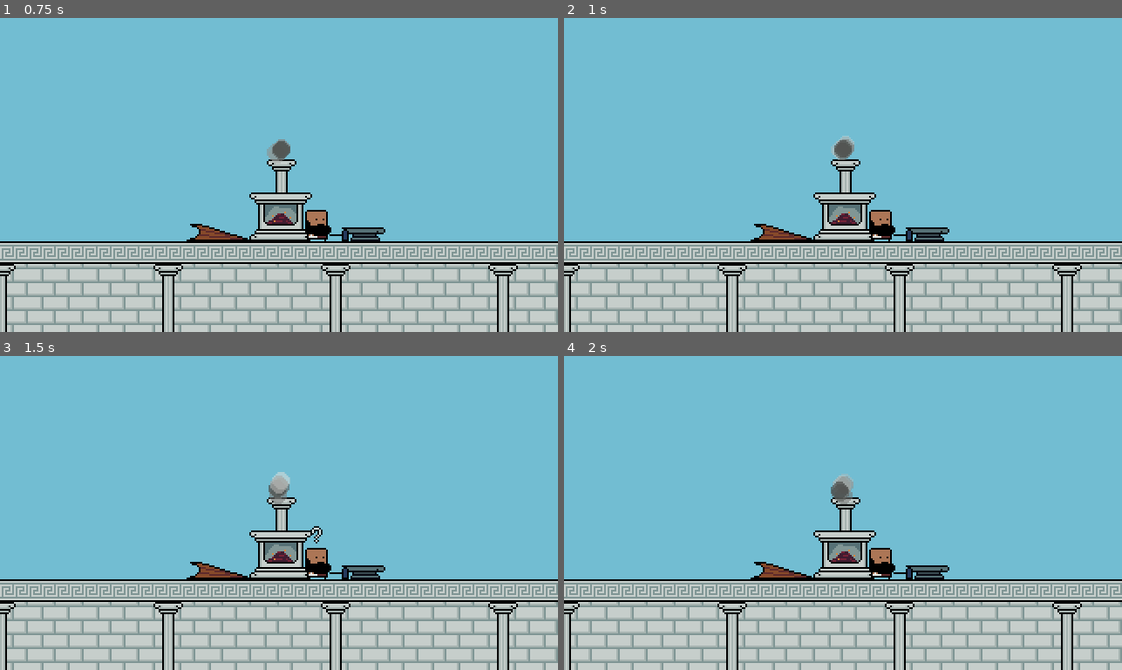
Above: before the commit, frames 1-4 (two rows, left to right).
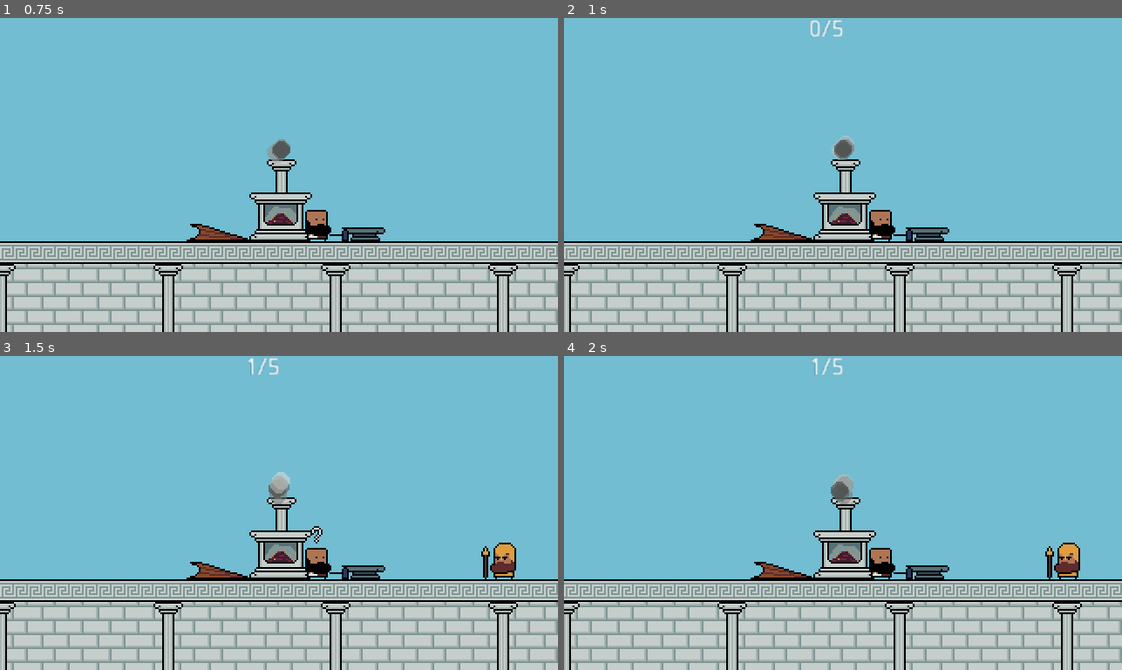
Above: after the commit, the same moments.

Repository: dmitriy-shmilo/secret-santa-2021
Game: Godot game, scene res://game_screen/game_screen.tscn
Two runs of this game, one before a commit and one after it. Both use one fixed random seed, a clock stepped at 60 frames per second and the inputs below.
Inputs (mouse positions are in pixels of both pictures, inside the frame that each line leads up to):
- Up to frame 1 (0.75 s): tap Enter at 0.5 s; move the mouse to (401, 159) at 0.52 s; hold D (right) from 0.53 s (still down); click (401, 159) at 0.67 s
- Up to frame 2 (1 s): keep holding D (right)
- Up to frame 3 (1.5 s): move the mouse to (167, 528) at 1.27 s; release D (right) at 1.28 s; hold S (down) from 1.28 s (still down)
- Up to frame 4 (2 s): keep holding S (down)

Frame 1 is identical in both runs. In frame 2, 0.2% of the frame differs, in the area x 44-50%, y 0-7%; in frame 3, 0.7%, in the area x 44-93%, y 0-72%; in frame 4, 0.7%.

Commit message:
Preliminary order queue and GUI.

Diff:
--- a/src/game_screen/game_screen.gd
+++ b/src/game_screen/game_screen.gd
@@ -1,6 +1,7 @@
 extends Node2D
 
 
+onready var _gui: Gui = $"Gui"
 onready var _pause_container: ColorRect = $"Gui/PauseContainer"
 onready var _anvil_slot: Node2D = $"AnvilSlot"
 onready var _bellows_slot: Node2D = $"BellowsSlot"
@@ -8,15 +9,17 @@
 onready var _anvil: Anvil = $"Anvil"
 onready var _bellows: Bellows = $"Bellows"
 onready var _animation_player: AnimationPlayer = $"AnimationPlayer"
+onready var _order_delay_timer: Timer = $"OrderDelay"
 
 var _is_at_anvil = true
 var _has_order = false
+var _max_order_progress = 5
+var _order_progress = 0
 
 func _unhandled_input(event):
 	if event.is_action("system_pause"):
 		get_tree().paused = true
 		_pause_container.visible = true
-
 
 
 func _process(delta: float) -> void:
@@ -46,27 +49,47 @@
 		if _is_at_anvil:
 			_character.anvil_down()
 			_anvil.anvil_down()
+			_order_progress()
 		else:
 			_character.bellows_down()
 			_bellows.bellows_down()
 
 
-func order_item() -> void:
+func _order_progress() -> void:
+	if not _has_order:
+		printerr("Can't progress empty order")
+		return
+
+	_order_progress += 1
+	if _order_progress >= _max_order_progress:
+		_order_ready()
+
+	_gui.order_progress(_order_progress, _max_order_progress)
+
+
+func _order_item() -> void:
 	if _has_order:
 		printerr("Order is already in progress")
 		return
 
+	_max_order_progress = 5
+	_order_progress = 0
 	_has_order = true
 	_animation_player.play("client_enter")
+	_gui.order_progress(_order_progress, _max_order_progress)
+	_gui.show_order()
 
 
-func order_ready() -> void:
+
+func _order_ready() -> void:
 	if not _has_order:
 		printerr("Can't ready empty order")
 		return
 
 	_has_order = false
 	_animation_player.play("client_leave")
+	_gui.order_ready()
+	_order_delay_timer.start()
 
 
 func _on_QuitButton_pressed():
@@ -79,3 +102,7 @@
 func _on_ContinueButton_pressed():
 	_pause_container.visible = false
 	get_tree().paused = false
+
+
+func _on_OrderDelay_timeout():
+	_order_item()
--- a/src/game_screen/game_screen.tscn
+++ b/src/game_screen/game_screen.tscn
@@ -8,6 +8,7 @@
 [ext_resource path="res://game_screen/bellows.tscn" type="PackedScene" id=6]
 [ext_resource path="res://game_screen/forge.tscn" type="PackedScene" id=7]
 [ext_resource path="res://game_screen/client.tscn" type="PackedScene" id=8]
+[ext_resource path="res://game_screen/gui.gd" type="Script" id=9]
 
 [sub_resource type="Animation" id=1]
 length = 0.001
@@ -96,6 +97,7 @@
 script = ExtResource( 1 )
 
 [node name="Gui" type="Node" parent="."]
+script = ExtResource( 9 )
 
 [node name="PauseContainer" type="ColorRect" parent="Gui"]
 visible = false
@@ -147,6 +149,18 @@
 margin_bottom = 20.0
 text = "Continue"
 
+[node name="OrderLabel" type="Label" parent="Gui"]
+visible = false
+anchor_left = 0.5
+anchor_right = 0.5
+margin_left = -20.0
+margin_right = 20.0
+margin_bottom = 14.0
+text = "ORDER"
+__meta__ = {
+"_edit_use_anchors_": false
+}
+
 [node name="AnvilSlot" type="Node2D" parent="."]
 position = Vector2( 190, 128 )
 
@@ -177,7 +191,10 @@
 anims/client_enter = SubResource( 2 )
 anims/client_leave = SubResource( 3 )
 
-[node name="Timer" type="Timer" parent="."]
+[node name="OrderDelay" type="Timer" parent="."]
+one_shot = true
+autostart = true
 
 [connection signal="pressed" from="Gui/PauseContainer/VBoxContainer/HBoxContainer/QuitButton" to="." method="_on_QuitButton_pressed"]
 [connection signal="pressed" from="Gui/PauseContainer/VBoxContainer/HBoxContainer/ContinueButton" to="." method="_on_ContinueButton_pressed"]
+[connection signal="timeout" from="OrderDelay" to="." method="_on_OrderDelay_timeout"]
--- /dev/null
+++ b/src/game_screen/gui.gd
@@ -0,0 +1,15 @@
+extends Node
+class_name Gui
+
+onready var _order_label: Label = $"OrderLabel"
+
+func show_order() -> void:
+	_order_label.visible = true
+
+
+func order_ready() -> void:
+	_order_label.visible = false
+
+
+func order_progress(current, max_progress) -> void:
+	_order_label.text = str(current) + "/" + str(max_progress)
--- a/src/project.godot
+++ b/src/project.godot
@@ -39,6 +39,11 @@
 "language": "GDScript",
 "path": "res://game_screen/forge.gd"
 }, {
+"base": "Node",
+"class": "Gui",
+"language": "GDScript",
+"path": "res://game_screen/gui.gd"
+}, {
 "base": "Button",
 "class": "KeyBindingButton",
 "language": "GDScript",
@@ -66,6 +71,7 @@
 "CreditsScene": "",
 "Fader": "",
 "Forge": "",
+"Gui": "",
 "KeyBindingButton": "",
 "SettingsScene": "",
 "TitleScene": "",
Not shown: 1 places in src/game_screen/game_screen.tscn that only renumber resources
